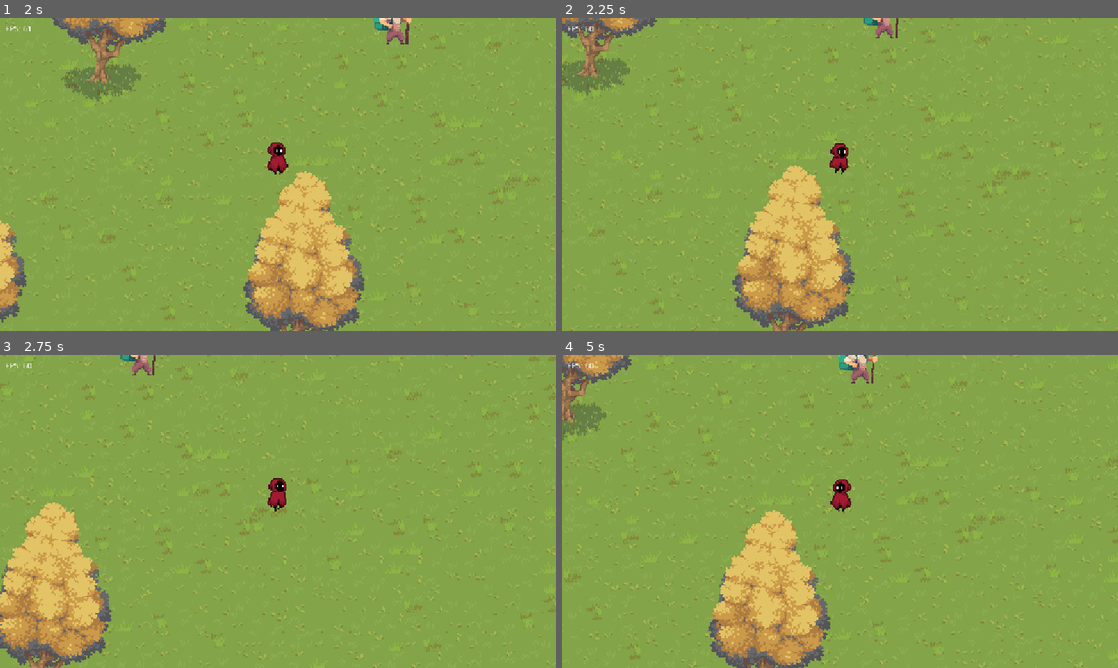
Above: before the commit, frames 1-4 (two rows, left to right).
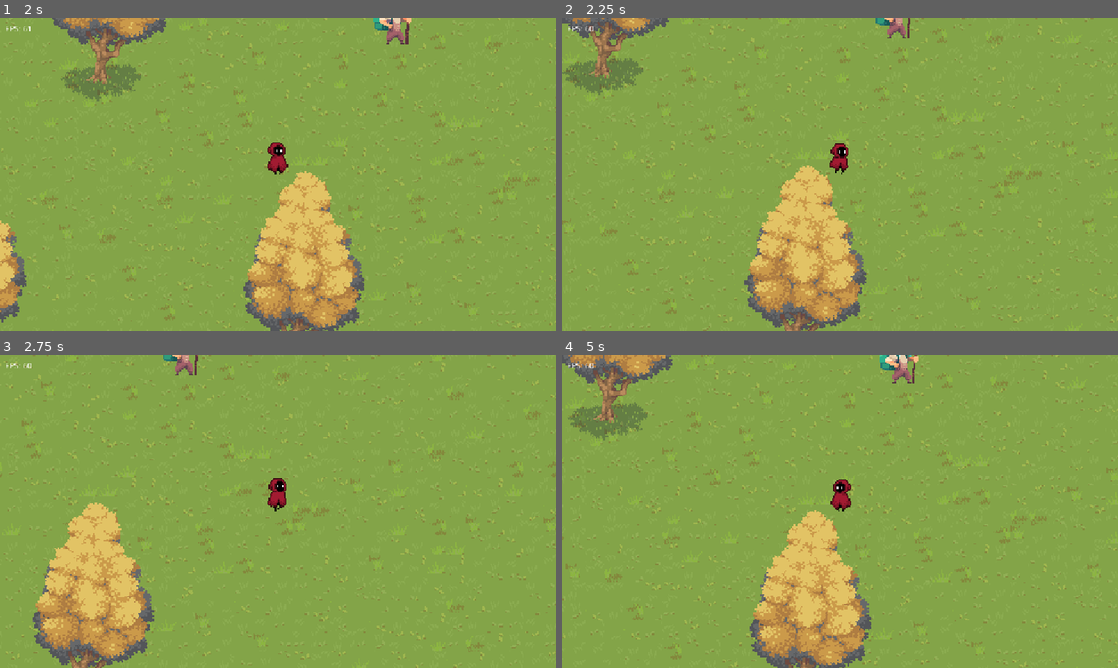
Above: after the commit, the same moments.

Repository: nxtdv/projectb_godot
Game: Godot game, scene res://scenes/main.tscn
Two runs of this game, one before a commit and one after it. Both use one fixed random seed, a clock stepped at 60 frames per second and the inputs below.
Inputs (mouse positions are in pixels of both pictures, inside the frame that each line leads up to):
- Up to frame 1 (2 s): move the mouse to (400, 158) at 0.52 s; hold D (Right) 0.53-1.28 s; click (400, 158) at 0.6 s; move the mouse to (166, 190) at 1.27 s; hold S (Down) from 1.28 s (still down); tap E (Interact) at 1.35 s
- Up to frame 2 (2.25 s): move the mouse to (895, 105) at 2.02 s; release S (Down) at 2.03 s; hold D (Right) from 2.03 s (still down); hold Shift (Sprint) from 2.03 s (still down)
- Up to frame 3 (2.75 s): keep holding D (Right); keep holding Shift (Sprint)
- Up to frame 4 (5 s): move the mouse to (812, 574) at 2.77 s; release D (Right) at 2.78 s; release Shift (Sprint) at 2.78 s; hold W (Up) 2.78-3.53 s; click (812, 574) at 2.85 s; move the mouse to (1006, 558) at 3.52 s; hold A (Left) from 3.53 s (still down); tap E (Interact) at 3.6 s; move the mouse to (673, 464) at 4.27 s; tap Shift (Sprint) at 4.35 s

Frame 1 is identical in both runs. In frame 2, 14% of the frame differs, in the area x 0-100%, y 0-100%; in frame 3, 16%; in frame 4, 19%.
Error before the commit: Invalid call. Nonexistent function 'play_footstep_sound' in base 'Node (audio_manager.gd)'. (res://scripts/player.gd:70)
Error after the commit: Invalid call. Nonexistent function 'play_footstep_sound' in base 'Node (audio_manager.gd)'. (res://scripts/player.gd:67)

Commit message:
refactor(player): streamline movement and footstep handling
- removed unused `step_timer` and related step interval constants
- adjusted sprint speed from 300 to 250 for balanced movement
- replaced delta parameter in `_physics_process` and `_handle_movement` with unused placeholder
- transitioned footstep handling to animation event methods `_on_footstep_left` and `_on_footstep_right`

Diff:
--- a/scripts/player.gd
+++ b/scripts/player.gd
@@ -4,13 +4,10 @@
 @onready var animation_player: AnimationPlayer = $AnimationPlayer
 @onready var tile_map_layer: TileMapLayer = $"../TilemapLayers/TileMapLayer"
 const WALK_SPEED: float                   = 100.0
-const SPRINT_SPEED: float                 = 300.0
-const STEP_INTERVAL_WALK: float           = 0.6
-const STEP_INTERVAL_SPRINT: float         = 0.3
+const SPRINT_SPEED: float                 = 250.0
 const FALLBACK_MATERIAL: String           = "grass"
 var is_attacking: bool                    = false
 var can_move: bool                        = true
-var step_timer: float                     = 0.0
 
 
 func _ready() -> void:
@@ -22,7 +19,7 @@
 		push_error("TileMapLayer introuvable au chemin '../TilemapLayers/TileMapLayer'")
 
 
-func _physics_process(delta: float) -> void:
+func _physics_process(_delta: float) -> void:
 	if Input.is_action_just_pressed("Attack") and not is_attacking and can_move:
 		_start_attack()
 		return
@@ -31,10 +28,10 @@
 	if is_attacking or not can_move:
 		return
 
-	_handle_movement(delta)
+	_handle_movement()
 
 
-func _handle_movement(delta: float) -> void:
+func _handle_movement() -> void:
 	var input_vector: Vector2 = Input.get_vector("Left", "Right", "Up", "Down")
 	var is_sprinting: bool    = Input.is_action_pressed("Sprint")
 
@@ -48,25 +45,25 @@
 	# Play animations
 	if input_vector == Vector2.ZERO:
 		animation_player.play("idle")
-		step_timer = 0.0
 	else:
 		animation_player.play("sprint" if is_sprinting else "walk")
-		_handle_footsteps(delta, is_sprinting)
 
 	move_and_slide()
 
 
-func _handle_footsteps(delta: float, is_running: bool) -> void:
-	step_timer += delta
-
-	var step_interval: float = STEP_INTERVAL_SPRINT if is_running else STEP_INTERVAL_WALK
-	if step_timer >= step_interval:
-		_play_footstep(is_running)
-		step_timer = 0.0
+func _on_footstep_left() -> void:
+	"""Appelée par l'Animation Event quand le pied gauche touche le sol"""
+	_play_footstep()
 
 
-func _play_footstep(is_running: bool) -> void:
+func _on_footstep_right() -> void:
+	"""Appelée par l'Animation Event quand le pied droit touche le sol"""
+	_play_footstep()
+
+
+func _play_footstep() -> void:
 	var surface_material: String = _get_current_material()
+	var is_running: bool         = animation_player.current_animation == "sprint"
 	AudioManager.play_footstep_sound(surface_material, is_running, global_position)
 
 
